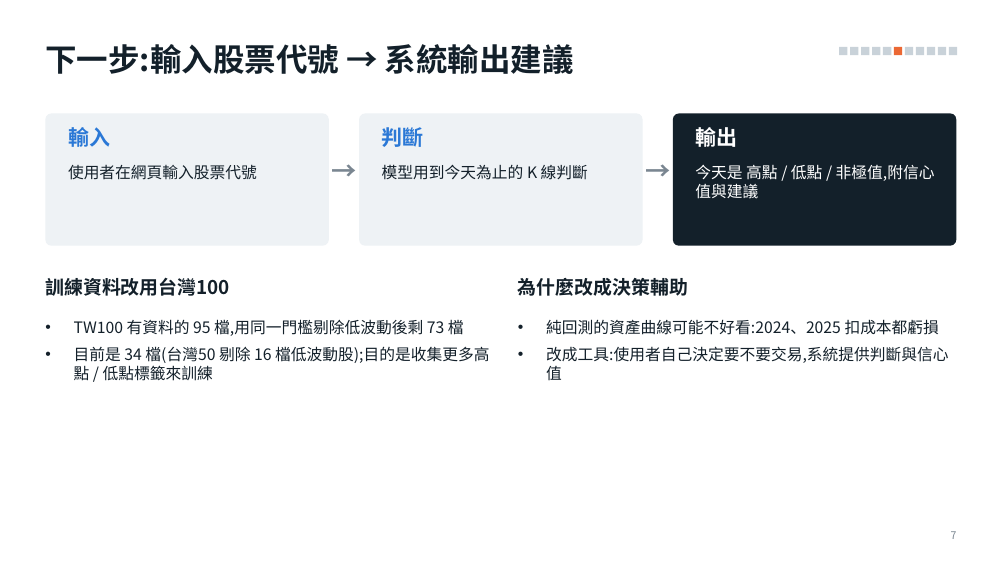
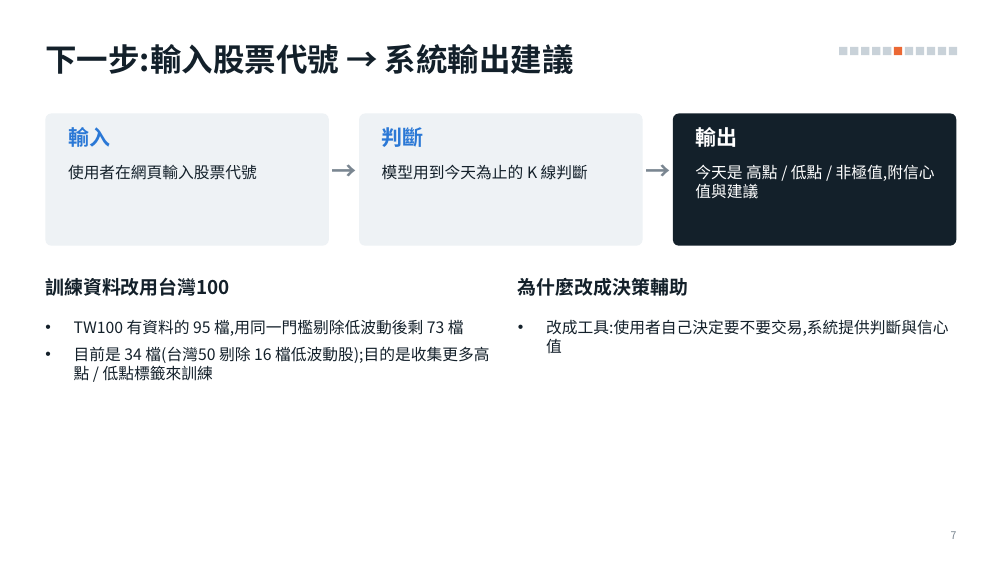
Before and after one commit to alextixu/fcukproject, a slide deck: slide 7 of method_kline_peak/report/kline_peak_report.pptx. Drawn at 1008x567 pixels with LibreOffice and Linux fonts; fonts in the diff are those of the drawing. Boxes give left, top, right and bottom in pixels: in the first picture for what was removed or moved away, otherwise in the second. Text is boxed around its words. In the diff, an @@ line names an element or a change of style, - is before the commit and + after.

```diff
--- a/method_kline_peak/report/kline_peak_report.pptx
+++ b/method_kline_peak/report/kline_peak_report.pptx
@@ text at (x1=546, y1=319, x2=939, y2=335): paragraph removed @@
-• 純回測的資產曲線可能不好看:2024、2025 扣成本都虧損
```
Also in this commit, not shown: 1 other slide changed, 1 other file.
